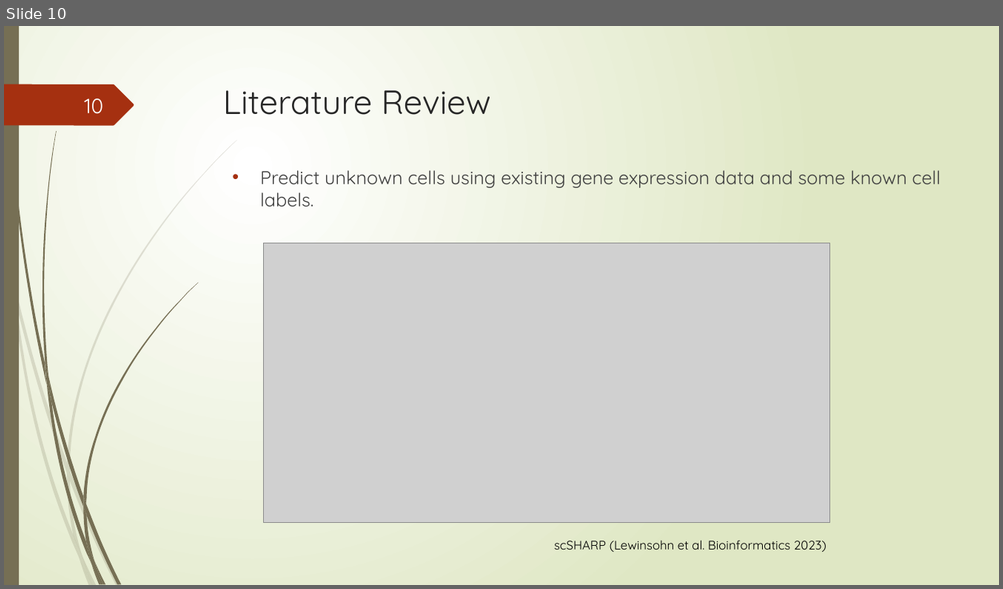
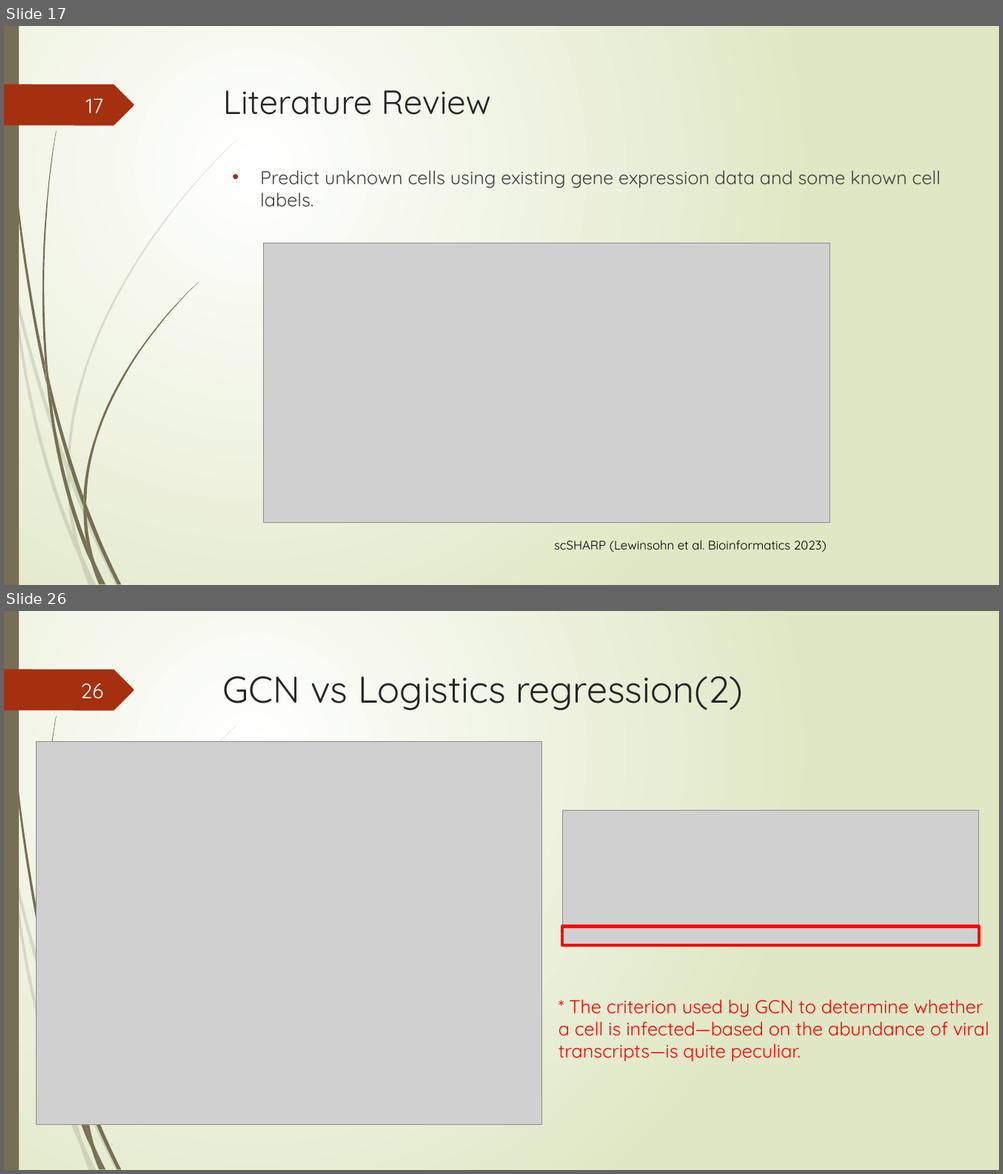
Before and after one commit to Lai-jun-yan/Academia-Sinica-internship-project, a slide deck: 暑期實習進度報告/presentation_final.pptx. Shown one above the other, each under a label of ours: slide 10 before the commit, slides 17 and 26 after it; the slides between them are not shown. The pictures are 1003x589 and 1003x1174 pixels, drawn with LibreOffice and Linux fonts; fonts in the diff are those of the drawing; grey boxes stand for pictures. Boxes give left, top, right and bottom in pixels: in the first picture for what was removed or moved away, otherwise in the second. Text is boxed around its words. In the diff, an @@ line names an element or a change of style, - is before the commit and + after.

```diff
--- a/暑期實習進度報告/presentation_final.pptx
+++ b/暑期實習進度報告/presentation_final.pptx
@@ slide 26 added at box(4, 611, 999, 1170), background gradient #FFFFFF to #DFE8C4; not listed: 19 template elements that a slide beside it also shows @@
@@ title added at box(223, 676, 743, 710), 36 pt, text #262626 @@
+GCN vs Logistics regression(2)
@@ page number added at box(80, 684, 103, 699), 20 pt, text #FEFFFF @@
+26
@@ picture added at box(37, 741, 542, 1125) @@
@@ picture added at box(562, 810, 979, 945) @@
@@ rectangle added at box(562, 926, 979, 946), outline #FF0000 3 pt @@
@@ text added at box(558, 999, 989, 1062), 18 pt, text #FF0000 @@
+* The criterion used by GCN to determine whether a cell is infected—based on the abundance of viral transcripts—is quite peculiar.
@@ what was slide 10 is now slide 17 @@
@@ page number at box(86, 99, 104, 113): text changed @@
-10
+17
```
Also in this commit, not shown: 5 slides changed, 18 other slides added, 3 slides removed.
